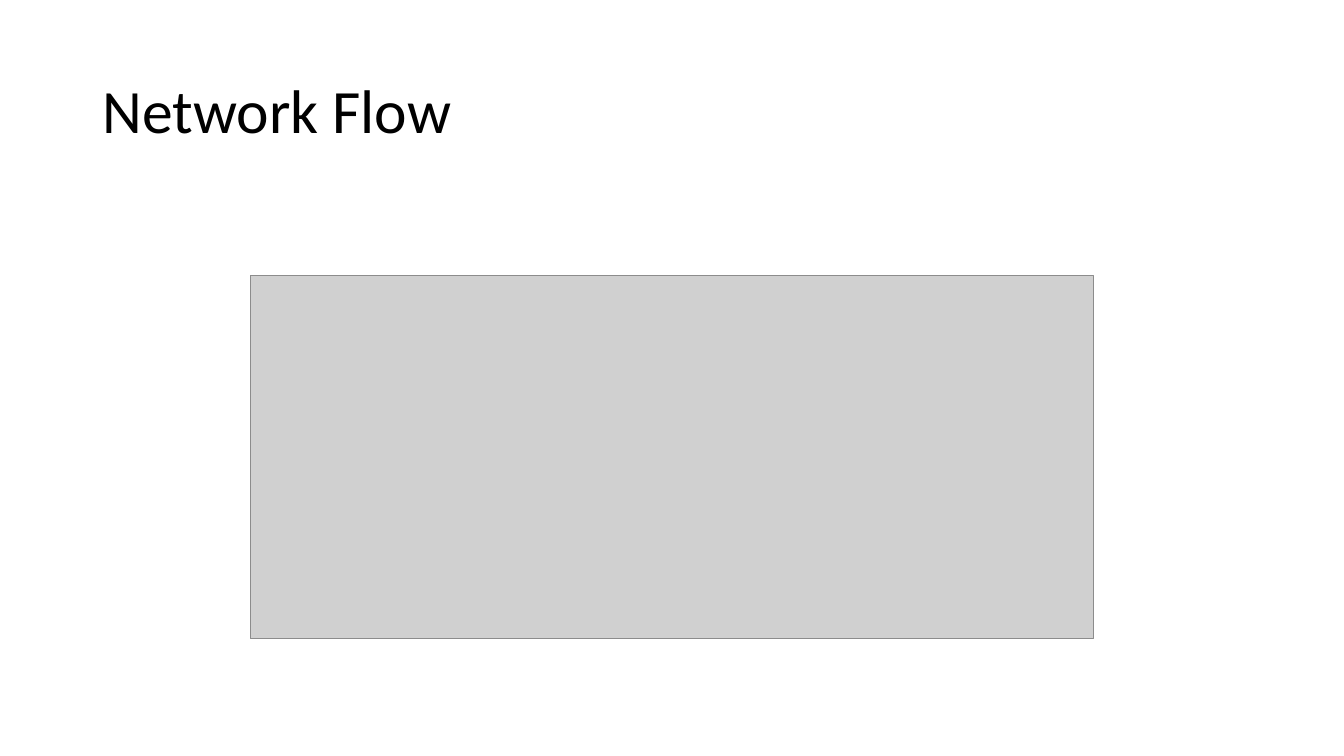
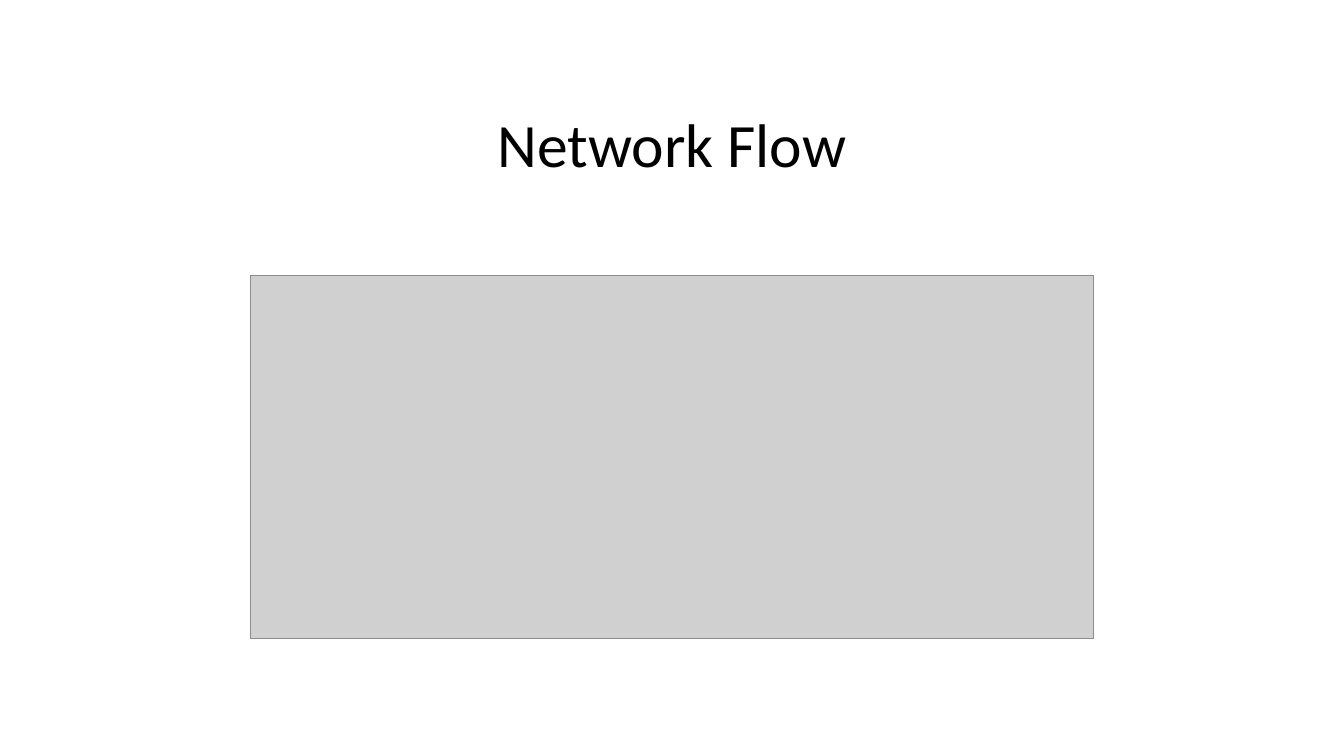
Before and after one commit to LMacPhail/ford-fulkerson, a slide deck: slide 3 of presentation-slides.pptx (slide 2 before the commit). Drawn at 1344x756 pixels with LibreOffice and Linux fonts; fonts in the diff are those of the drawing; grey boxes stand for pictures. Boxes give left, top, right and bottom in pixels: in the first picture for what was removed or moved away, otherwise in the second. Text is boxed around its words. In the diff, an @@ line names an element or a change of style, - is before the commit and + after.

```diff
--- a/presentation-slides.pptx
+++ b/presentation-slides.pptx
@@ title "Network Flow": place and size @@
-title "Network Flow" at [102, 90, 451, 134]
+title "Network Flow" at [497, 124, 846, 168]
@@ title "Network Flow" at [497, 124, 846, 168]: alignment left to centre; vertical alignment middle to bottom @@
```
Also in this commit, not shown: 5 other slides changed, 5 slides added, 2 slides removed, 7 other files.
